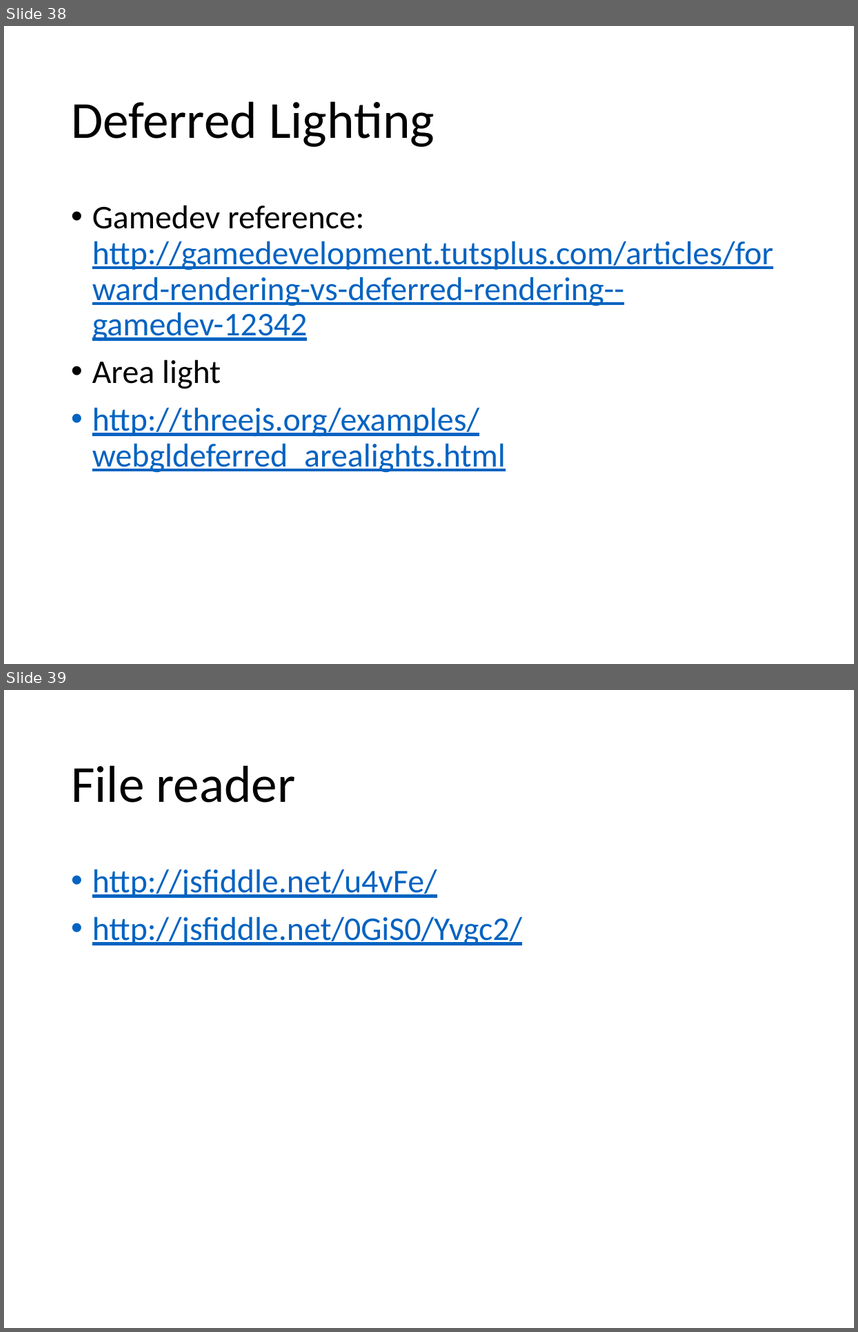
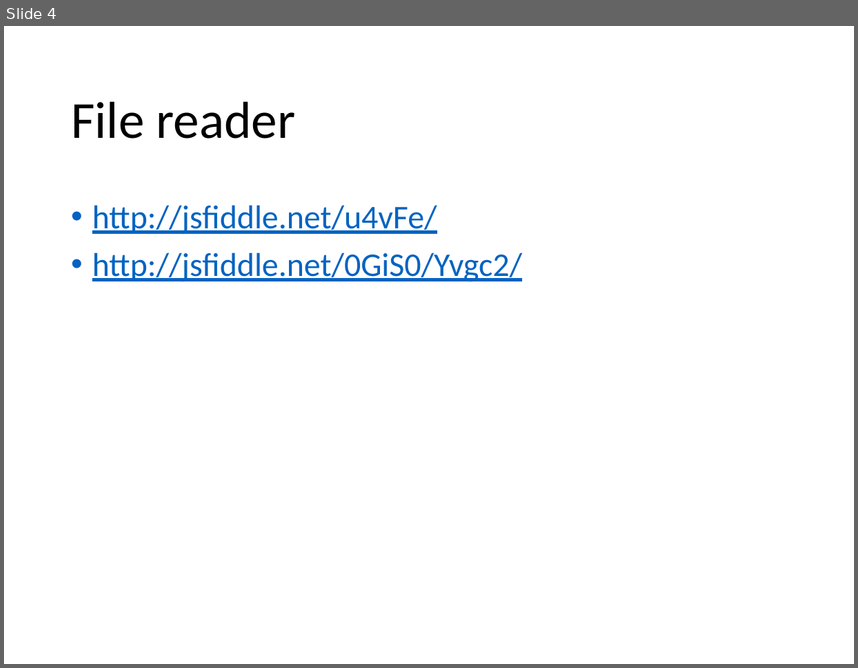
Before and after one commit to caa1211/tutsplus, a slide deck: threejs-tuts-4.pptx. Shown one above the other, each under a label of ours: slides 38 and 39 before the commit, slide 4 after it. The pictures are 858x1332 and 858x668 pixels, drawn with LibreOffice and Linux fonts; fonts in the diff are those of the drawing. Boxes give left, top, right and bottom in pixels: in the first picture for what was removed or moved away, otherwise in the second. Text is boxed around its words. In the diff, an @@ line names an element or a change of style, - is before the commit and + after.

```diff
--- a/threejs-tuts-4.pptx
+++ b/threejs-tuts-4.pptx
@@ slide 38 removed at bbox=[4, 26, 854, 664], background #FFFFFF @@
@@ title removed at bbox=[71, 101, 435, 147] @@
-Deferred Lighting
@@ text removed at bbox=[92, 205, 773, 472] @@
-• Gamedev reference: http://gamedevelopment.tutsplus.com/articles/forward-rendering-vs-deferred-rendering--gamedev-12342
-• Area light
-• http://threejs.org/examples/webgldeferred_arealights.html
@@ what was slide 39 is now slide 4 @@
```
Also in this commit, not shown: 1 slide changed, 4 slides added, 37 other slides removed, 20 other files.
